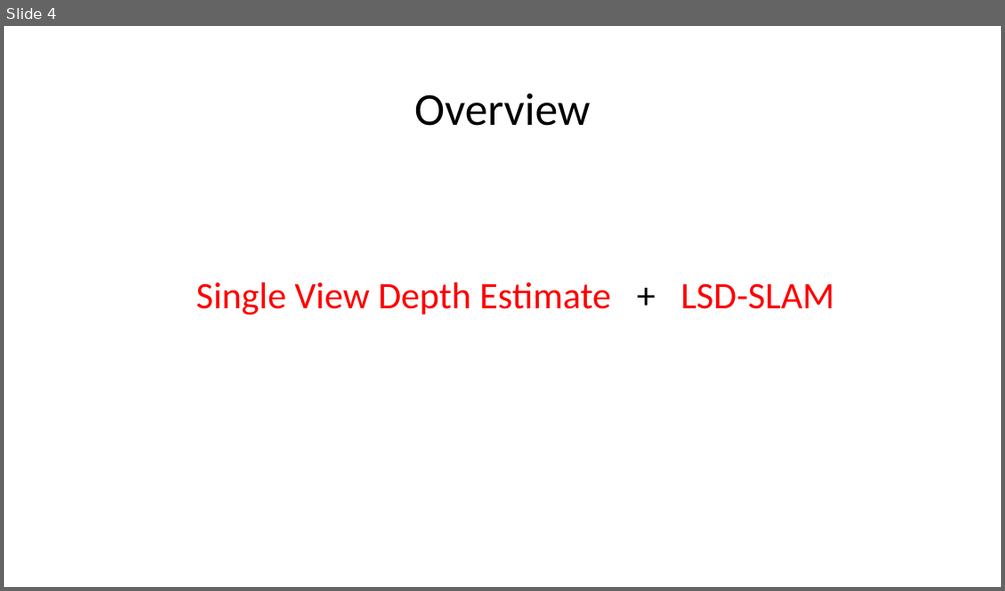
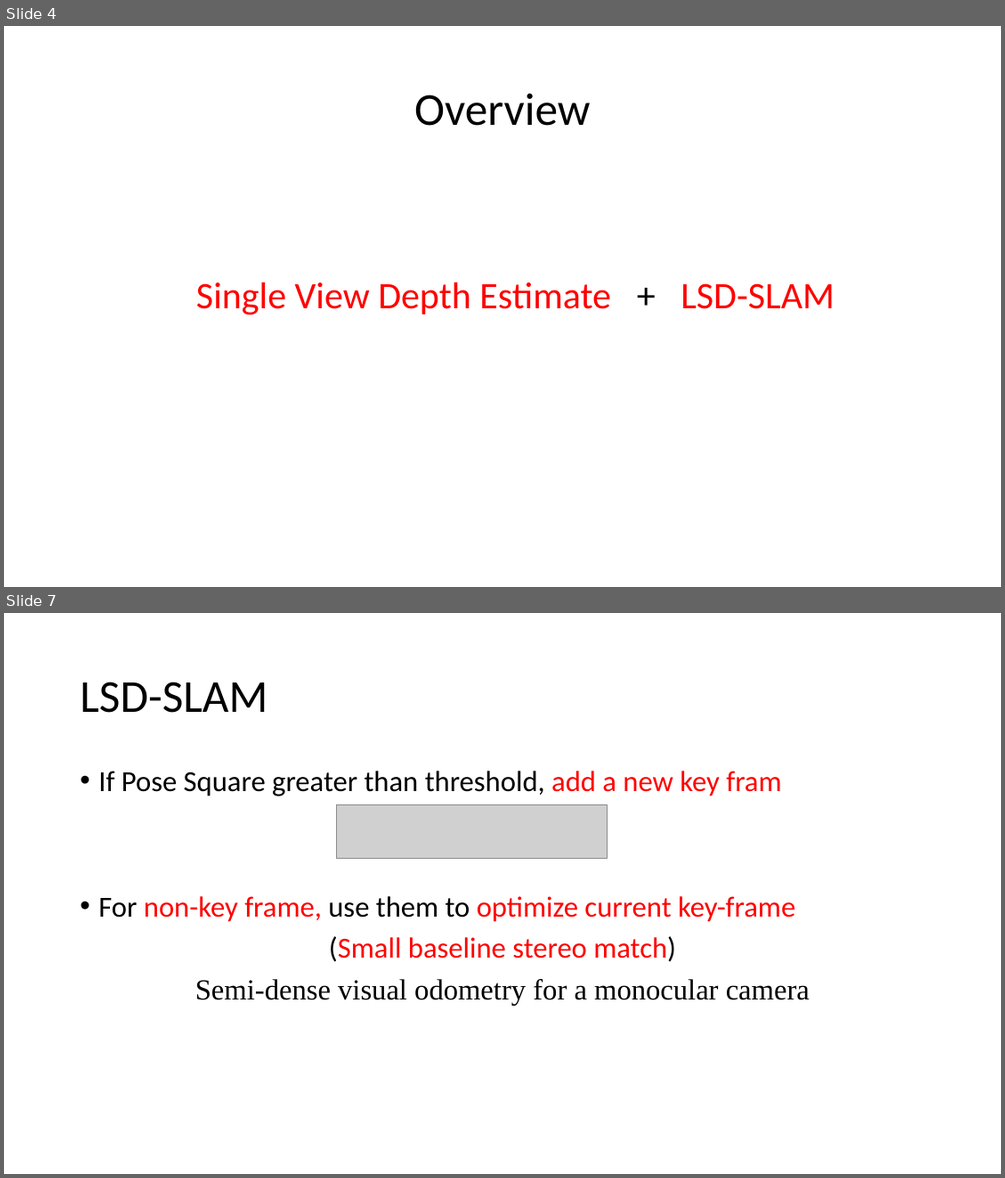
Before and after one commit to fuenwang/Meeting, a slide deck: 3D Driving Car/meet_1016.pptx. Shown one above the other, each under a label of ours: slide 4 before the commit, slides 4 and 7 after it; the slides between them are not shown. The pictures are 1005x591 and 1005x1178 pixels, drawn with LibreOffice and Linux fonts; fonts in the diff are those of the drawing; grey boxes stand for pictures. Boxes give left, top, right and bottom in pixels: in the first picture for what was removed or moved away, otherwise in the second. Text is boxed around its words. In the diff, an @@ line names an element or a change of style, - is before the commit and + after.

```diff
--- a/3D Driving Car/meet_1016.pptx
+++ b/3D Driving Car/meet_1016.pptx
@@ slide 7 added at [4, 613, 1001, 1174], background #FFFFFF @@
@@ title added at [80, 682, 267, 713], 44 pt, text #000000 @@
+LSD-SLAM
@@ text added at [98, 771, 809, 1005], 28 pt, text #000000 @@
+• If Pose Square greater than threshold, add a new key fram
+• For non-key frame, use them to optimize current key-frame
+(Small baseline stereo match)
+Semi-dense visual odometry for a monocular camera
@@ picture added at [336, 804, 607, 859] @@
```
Also in this commit, not shown: 1 slide changed, 8 other slides added.
